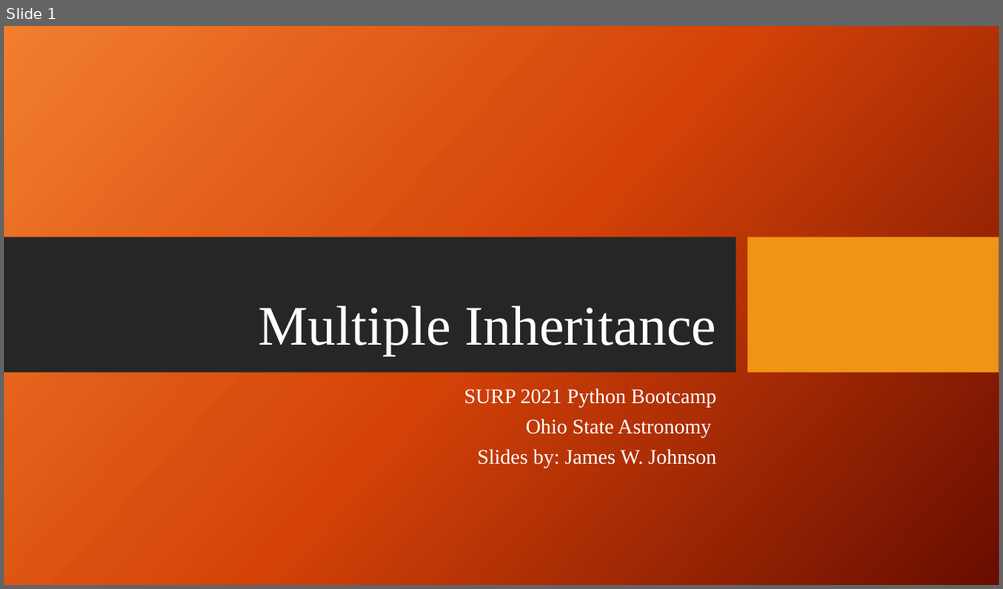
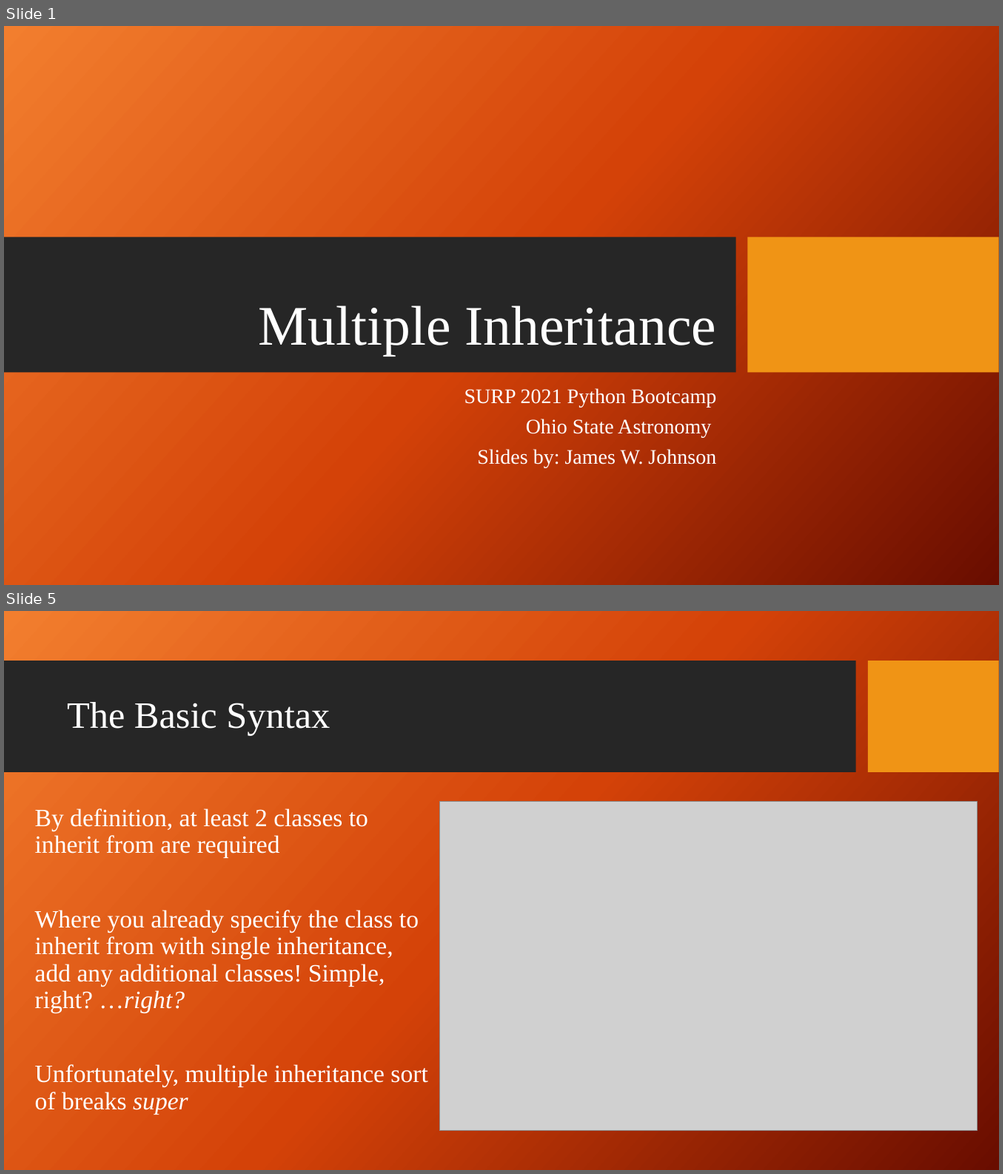
Before and after one commit to giganano/PythonBootcamp, a slide deck: slides/multiple_inheritance.pptx. Shown one above the other, each under a label of ours: slide 1 before the commit, slides 1 and 5 after it; the slides between them are not shown. The pictures are 1003x589 and 1003x1174 pixels, drawn with LibreOffice and Linux fonts; fonts in the diff are those of the drawing; grey boxes stand for pictures; background and template pictures are left out. Boxes give left, top, right and bottom in pixels: in the first picture for what was removed or moved away, otherwise in the second. Text is boxed around its words. In the diff, an @@ line names an element or a change of style, - is before the commit and + after.

Commit message:
slides: multiple inheritance slides updated

```diff
--- a/slides/multiple_inheritance.pptx
+++ b/slides/multiple_inheritance.pptx
@@ slide 5 added at box(4, 611, 999, 1170), background picture (left out) @@
@@ rectangle added at box(4, 661, 855, 773), fill #262626 @@
@@ rectangle added at box(868, 661, 999, 773), fill #F09415 @@
@@ title added at box(67, 702, 330, 736), 36 pt, text #FFFFFF @@
+The Basic Syntax
@@ text added at box(35, 809, 427, 1114), 24 pt, text #FFFFFF @@
+By definition, at least 2 classes to inherit from are required
+Where you already specify the class to inherit from with single inheritance, add any additional classes! Simple, right? …right?
+Unfortunately, multiple inheritance sort of breaks super
@@ picture added at box(440, 802, 977, 1132) @@
```
Also in this commit, not shown: 5 slides changed, 6 other slides added, 4 slides removed.
